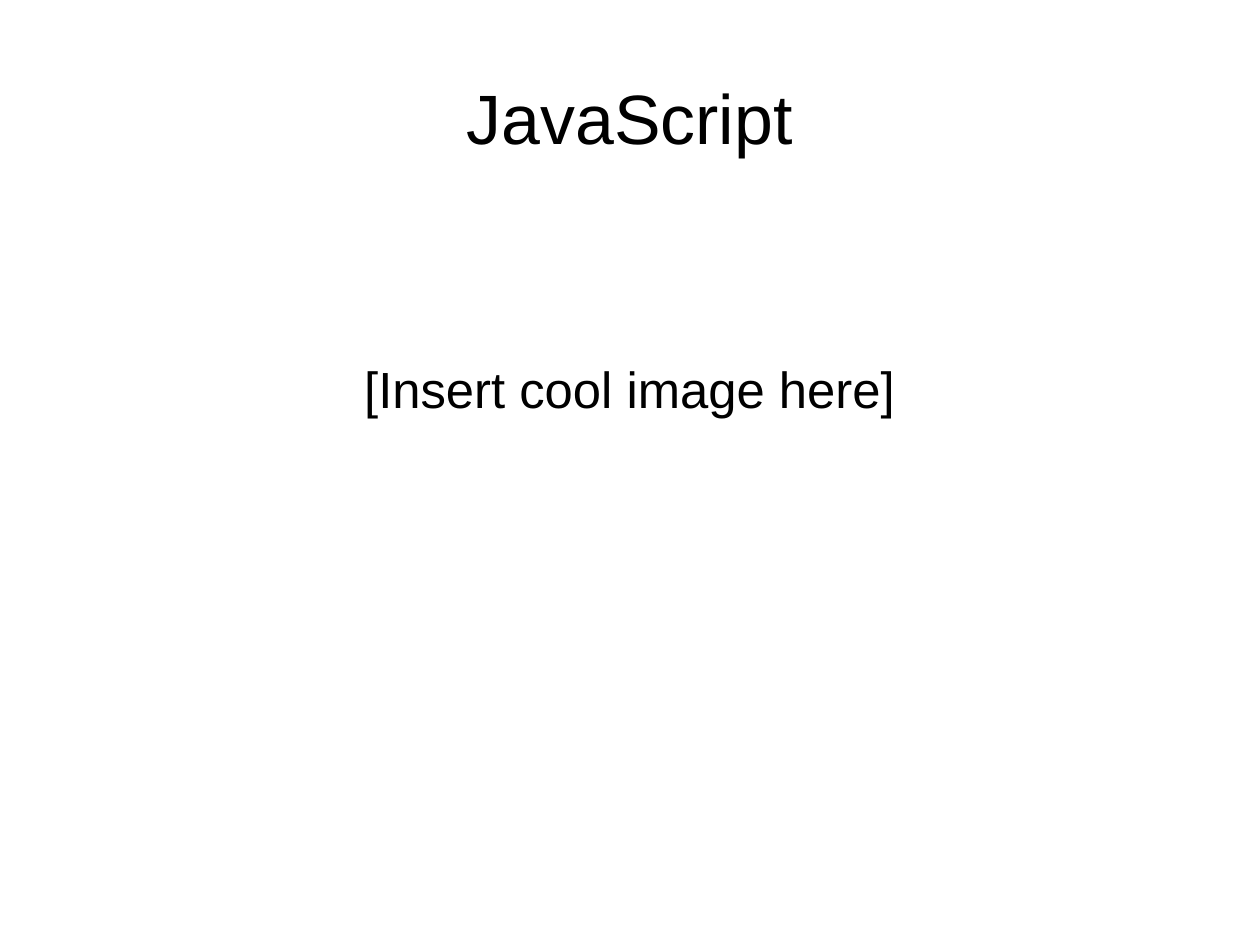
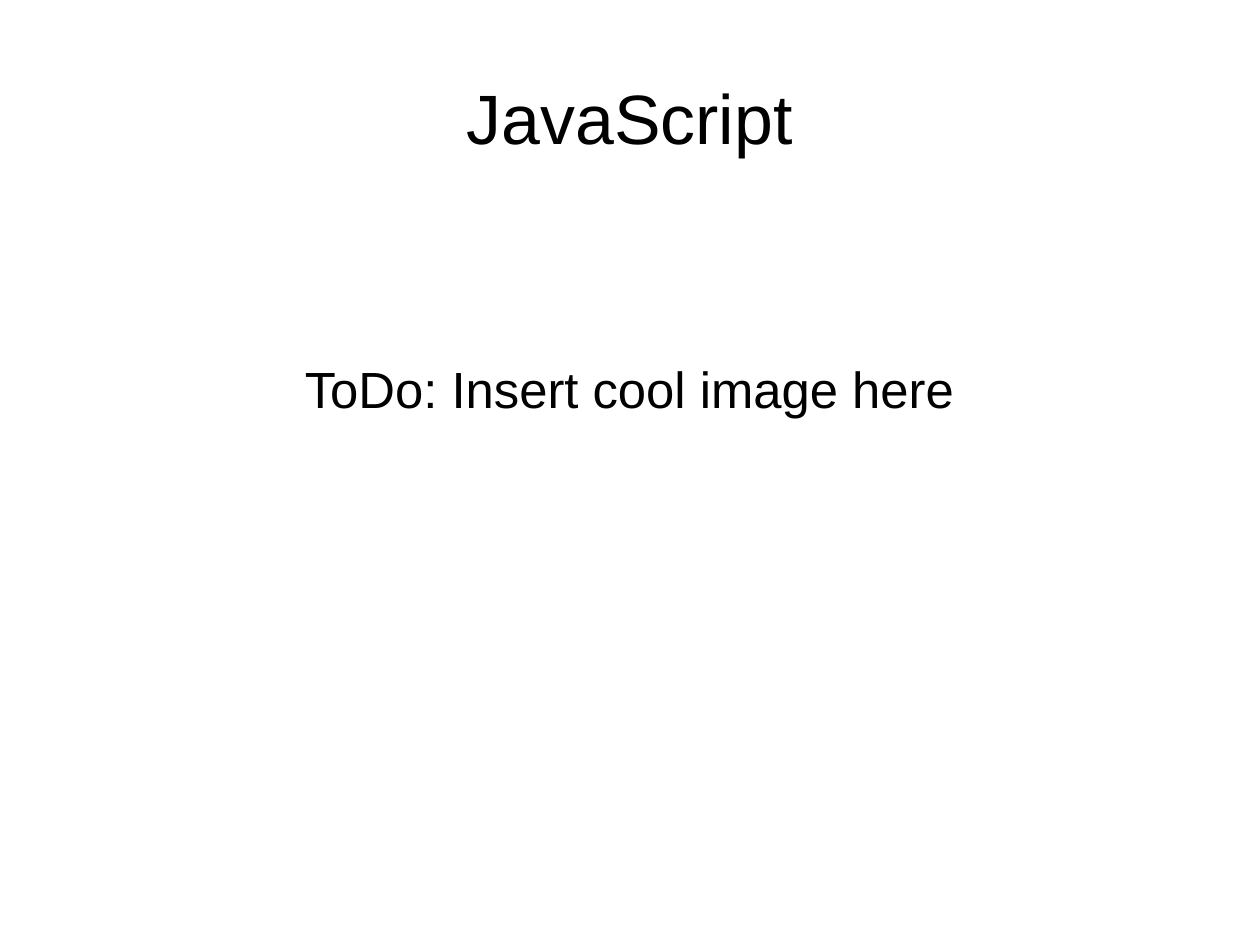
Before and after one commit to JoschaHemlep/javascript-talk, a slide deck: slide 1 of presentation/JavaScript.odp. Drawn at 1260x945 pixels with LibreOffice and Linux fonts; fonts in the diff are those of the drawing. Boxes give left, top, right and bottom in pixels: in the first picture for what was removed or moved away, otherwise in the second. Text is boxed around its words. In the diff, an @@ line names an element or a change of style, - is before the commit and + after.

```diff
--- a/presentation/JavaScript.odp
+++ b/presentation/JavaScript.odp
@@ subtitle at (x1=305, y1=371, x2=954, y2=419): text changed @@
-[Insert cool image here]
+ToDo: Insert cool image here
```
Also in this commit, not shown: 1 other slide changed, 1 slide added, 13 other files.
